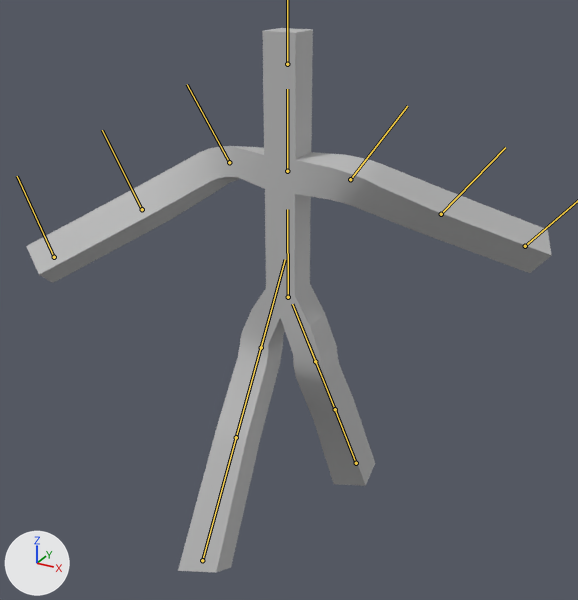
A saved change to the FBX model Objects/manThing.fbx.
Both versions are drawn from a 50 mm camera at (0.1105, -0.2003, 0.1093) aimed at (0.0002, 0.0003, 0.009). The lights are fixed; the arrows at lower left show +X, +Y and +Z. Both versions are drawn at frame 51 of the action 'Take 001'; the numbers are the values there. The bones that bend it are drawn over the model as lines.

In view in the first picture: 'Mano'.
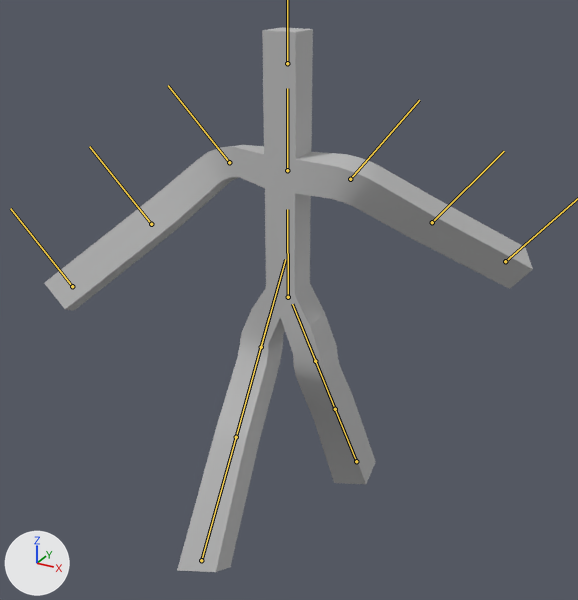
Changed parts and their boxes (x1, y1, x2, y2) in the pictures (578 x 600 px):
```json
{"object": "Mano", "change": "posed", "before": [26, 28, 552, 573], "after": [44, 27, 533, 572], "on screen": "7% narrower"}
{"bone": "joint4", "before": "(350, 179) to (407, 106)", "after": "(350, 179) to (419, 100)"}
{"bone": "joint7", "before": "(229, 162) to (187, 84)", "after": "(229, 162) to (168, 85)"}
```

The change, as JSON lines over the scene's bpy script:
```json
{"block": "bone_joint4", "where": "bone_joint4 = bpy.data.objects['Armature'].pose.bones['joint4']  # child of 'joint2'"}
{"op": "set", "path": "bone_joint4.rotation_quaternion", "old": "(0.814, 0.186, 0.235, -0.248)", "new": "(0.894, 0.106, 0.301, -0.315)", "note": "degrees (16, 36, -29) -> degrees (0, 37, -39)"}
{"block": "bone_joint7", "where": "bone_joint7 = bpy.data.objects['Armature'].pose.bones['joint7']  # child of 'joint2'"}
{"op": "set", "path": "bone_joint7.rotation_quaternion", "old": "(0.778, -0.219, 0.219, 0.277)", "new": "(0.87, -0.128, 0.306, 0.365)", "note": "degrees (-20, 36, 32) -> degrees (0, 39, 45)"}
```
